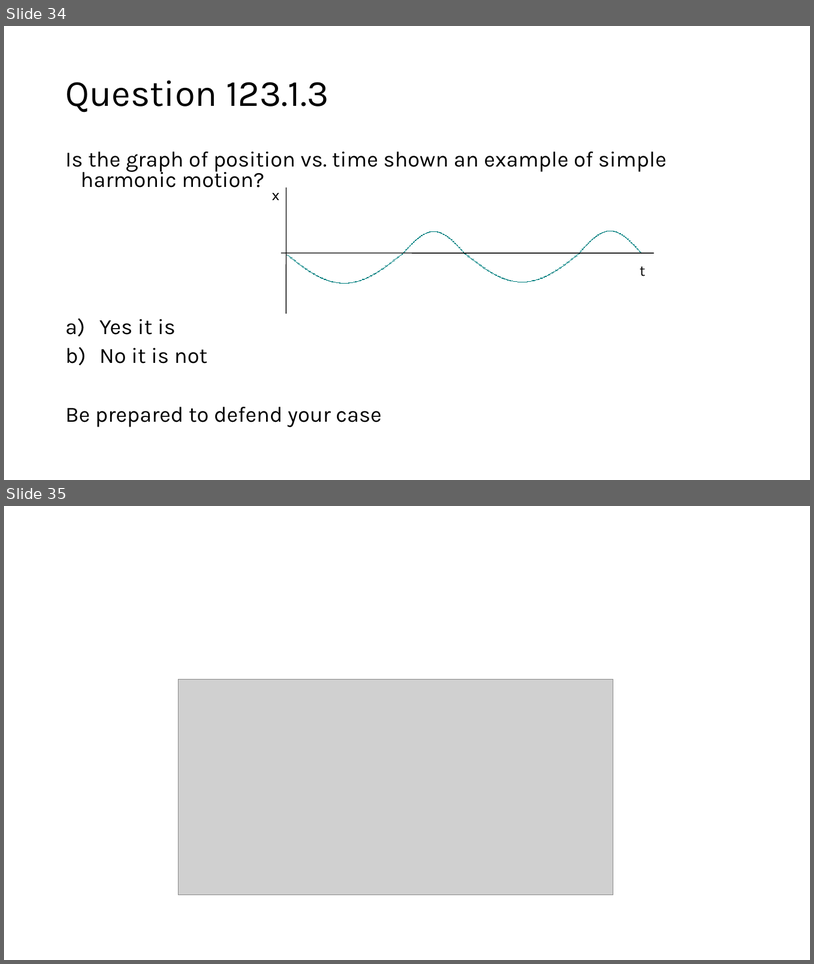
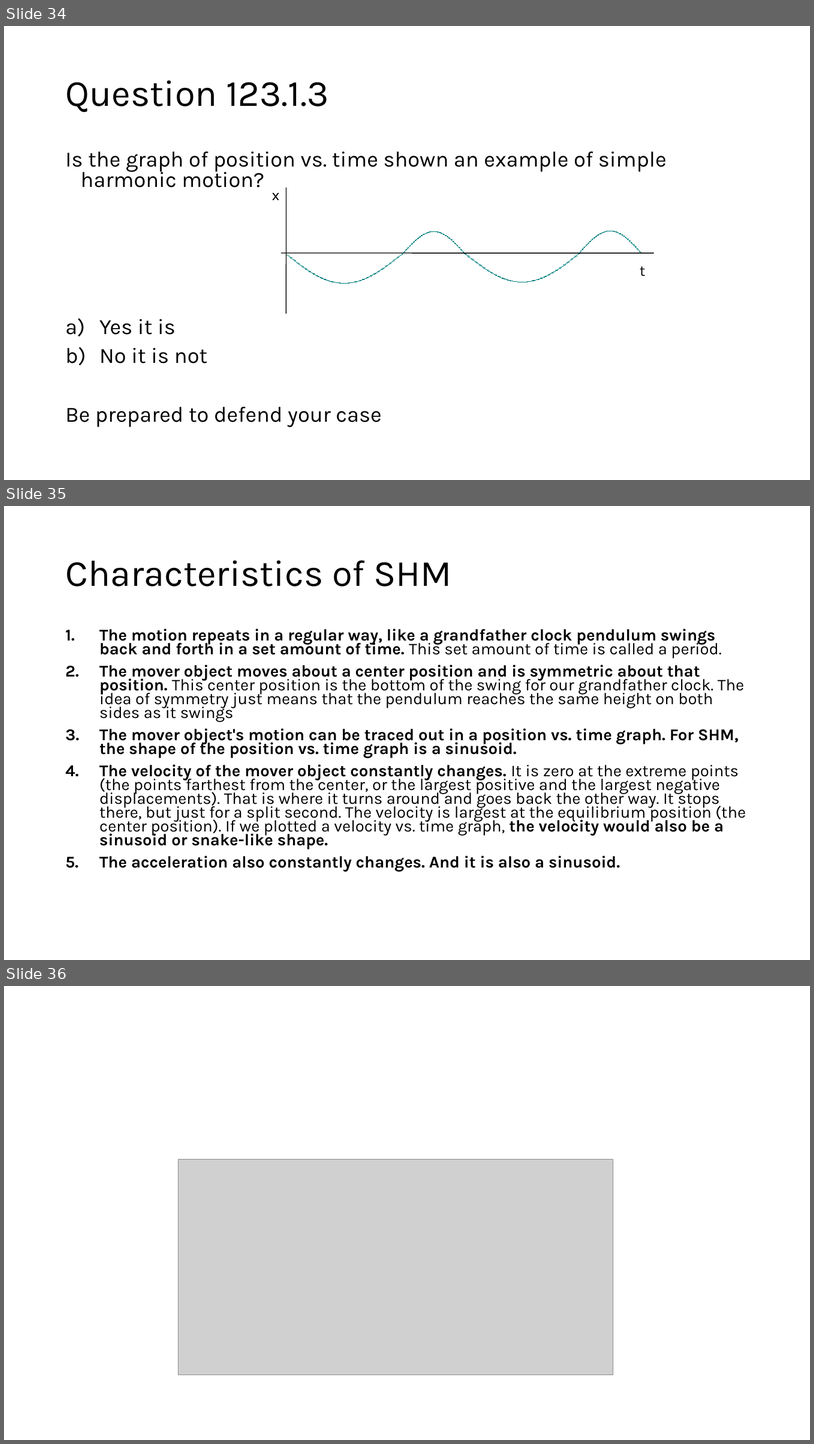
Before and after one commit to rtlines/Introductory-Physics-II, a slide deck: Lecture_Slides/PH 123 Lecture 01.pptx. Shown one above the other, each under a label of ours: slides 34 and 35 before the commit, slides 34, 35 and 36 after it. The pictures are 814x964 and 814x1444 pixels, drawn with LibreOffice and Linux fonts; fonts in the diff are those of the drawing; grey boxes stand for pictures. Boxes give left, top, right and bottom in pixels: in the first picture for what was removed or moved away, otherwise in the second. Text is boxed around its words. In the diff, an @@ line names an element or a change of style, - is before the commit and + after.

```diff
--- a/Lecture_Slides/PH 123 Lecture 01.pptx
+++ b/Lecture_Slides/PH 123 Lecture 01.pptx
@@ slide 35 added at [4,506,810,960], background #FFFFFF @@
@@ title added at [65,560,452,586], 44 pt, text #000000 @@
+Characteristics of SHM
@@ text added at [99,628,746,871], 19.6 pt, text #000000 @@
+1. The motion repeats in a regular way, like a grandfather clock pendulum swings back and forth in a set amount of time. This set amount of time is called a period.
+2. The mover object moves about a center position and is symmetric about that position. This center position is the bottom of the swing for our grandfather clock. The idea of symmetry just means that the pendulum reaches the same height on both sides as it swings
+3. The mover object's motion can be traced out in a position vs. time graph. For SHM, the shape of the position vs. time graph is a sinusoid.
+4. The velocity of the mover object constantly changes. It is zero at the extreme points (the points farthest from the center, or the largest positive and the largest negative displacements). That is where it turns around and goes back the other way. It stops there, but just for a split second. The velocity is largest at the equilibrium position (the center position). If we plotted a velocity vs. time graph, the velocity would also be a sinusoid or snake-like shape.
+5. The acceleration also constantly changes. And it is also a sinusoid.
@@ what was slide 35 is now slide 36 @@
```
Also in this commit, not shown: 1 slide changed, 3 other slides added, 2 slides removed, 40 other files.
